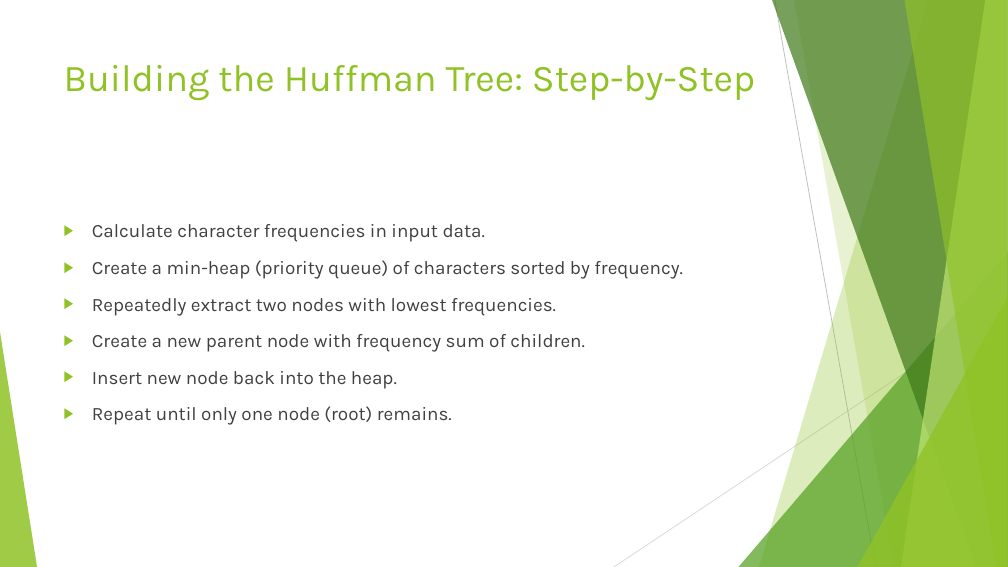
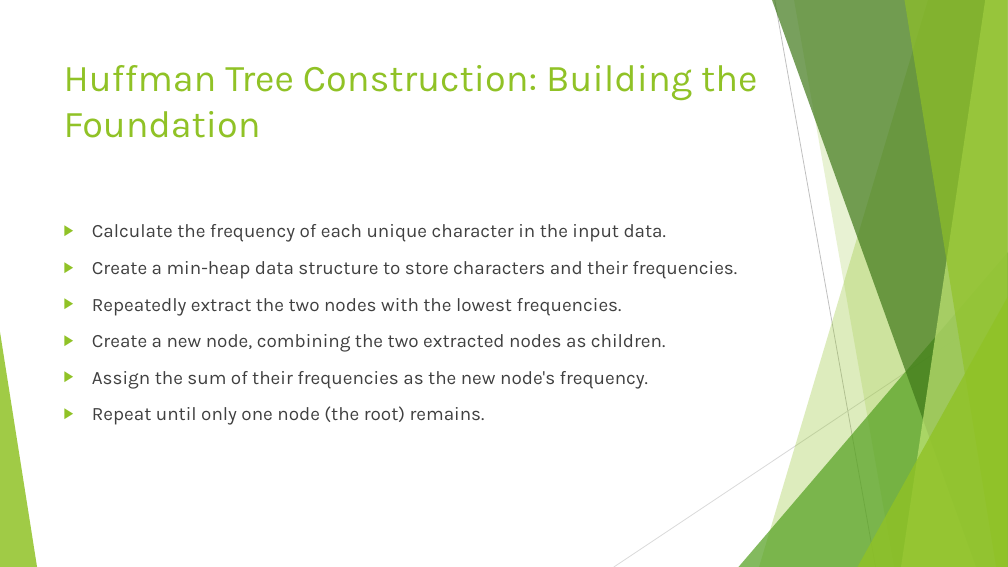
Before and after one commit to shubhamb025/Pdf_to_presentation_GenAI, a slide deck: slide 8 of output/generated_presentation.pptx. Drawn at 1008x567 pixels with LibreOffice and Linux fonts; fonts in the diff are those of the drawing. Boxes give left, top, right and bottom in pixels: in the first picture for what was removed or moved away, otherwise in the second. Text is boxed around its words. In the diff, an @@ line names an element or a change of style, - is before the commit and + after.

```diff
--- a/output/generated_presentation.pptx
+++ b/output/generated_presentation.pptx
@@ title at <box>64,65,757,138</box>: text changed @@
-Building the Huffman Tree: Step-by-Step
+Huffman Tree Construction: Building the Foundation
@@ text at <box>92,224,737,425</box>: text changed @@
-▶ Calculate character frequencies in input data.
-▶ Create a min-heap (priority queue) of characters sorted by frequency.
-▶ Repeatedly extract two nodes with lowest frequencies.
-▶ Create a new parent node with frequency sum of children.
-▶ Insert new node back into the heap.
-▶ Repeat until only one node (root) remains.
+▶ Calculate the frequency of each unique character in the input data.
+▶ Create a min-heap data structure to store characters and their frequencies.
+▶ Repeatedly extract the two nodes with the lowest frequencies.
+▶ Create a new node, combining the two extracted nodes as children.
+▶ Assign the sum of their frequencies as the new node's frequency.
+▶ Repeat until only one node (the root) remains.
```
Also in this commit, not shown: 9 other slides changed, 11 other files.
